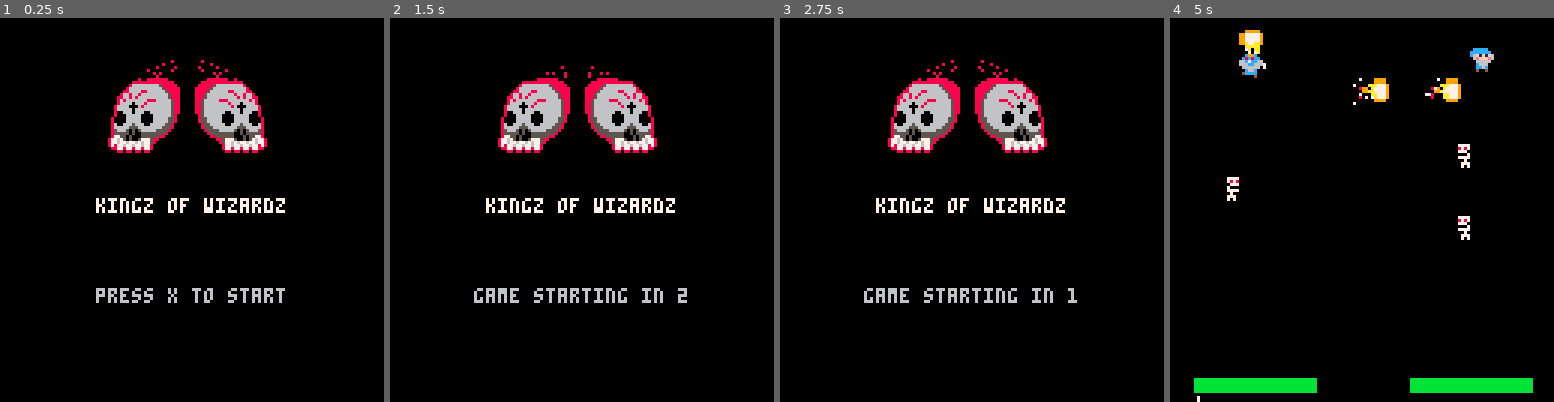
Above: before the commit, frames 1-4 (left to right).
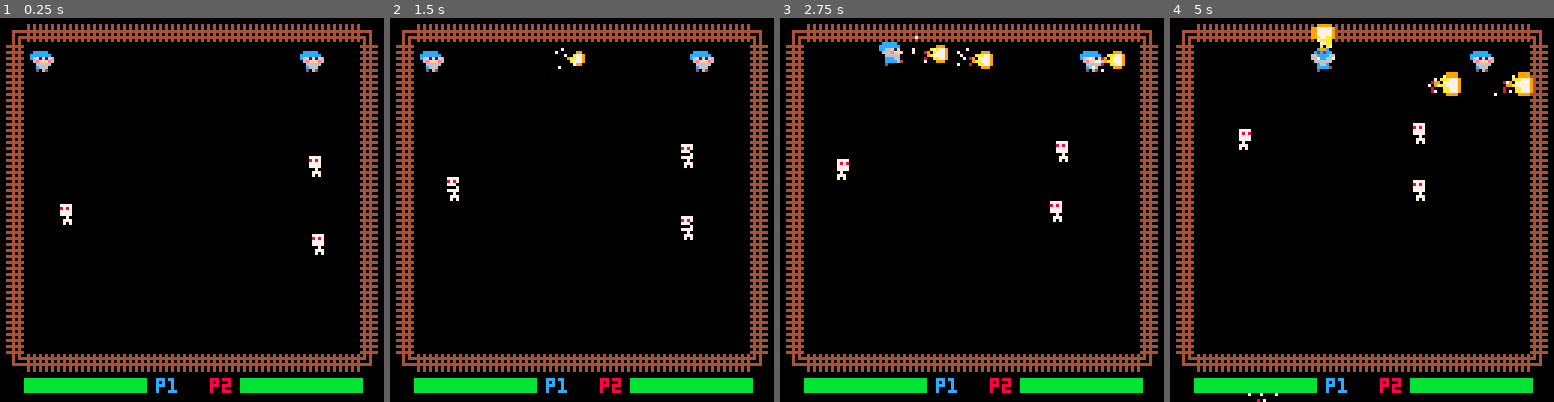
Above: after the commit, the same moments.

Repository: ravertass/wizardkingz
Game: PICO-8 cartridge wizardz.p8
Two runs of this game, one before a commit and one after it. Both use one fixed random seed, a clock stepped at 60 frames per second and the inputs below.
Inputs:
- Up to frame 1 (0.25 s): no input
- Up to frame 2 (1.5 s): tap X (X key) at 0.33, 1.07 s; tap O (Z key) at 0.7 s
- Up to frame 3 (2.75 s): hold Right 1.6-2.1 s; tap O (Z key) at 1.7, 2.1, 2.5 s; tap X (X key) at 1.85 s; hold Up 2.15-2.42 s; hold Right from 2.47 s (still down)
- Up to frame 4 (5 s): tap O (Z key) every 0.4 s from 2.9 to 4.9 s; tap X (X key) at 2.97, 4.08 s; release Right at 3.03 s; hold Left 3.08-3.58 s; hold Down 3.63-3.97 s; hold Right 4.02-4.68 s; hold Up from 4.73 s (still down)

The runs differ from the first frame. In frame 1, 21% of the frame differs, in the area x 1-99%, y 1-98%; in frame 2, 21%; in frame 3, 22%; in frame 4, 14%.

Commit message:
Add nice environment and colors on healthbarnames

Diff:
--- a/wizardz.p8
+++ b/wizardz.p8
@@ -27,6 +27,8 @@
 
 anim_count = 0
 c_max_health = 100
+
+fence_sprs = {192, 193, 194, 195}
 
 ---- init ----
 local timers = {}
@@ -102,7 +104,7 @@
 end
 
 function init_startscreen()
-  mode = 0 ---- startscreen = 0 | gamescreen = 1 ----
+  mode = 1 ---- startscreen = 0 | gamescreen = 1 ----
   startscreen_game_timer_exists = false
   startscreen_game_time = time()
   skull_fx_index = 1
@@ -175,6 +177,12 @@
     pl.vel.x = 0
   end
   pl.x = pl.x + pl.vel.x
+  if pl.x <= 8 then
+    pl.x = 8
+  end
+  if pl.x >= 112 then
+    pl.x = 112
+  end
 
   if btn(2, pl.no) then
     pl.vel.y = -1
@@ -184,6 +192,12 @@
     pl.vel.y = 0
   end
   pl.y = pl.y + pl.vel.y
+  if pl.y <= 8 then
+    pl.y = 8
+  end
+  if pl.y >= 104 then
+    pl.y = 104
+  end
 
   if pl.vel.x != 0 or pl.vel.y != 0 then
     pl.dir.x = pl.vel.x
@@ -368,6 +382,7 @@
 
 function draw_gamescreen()
   cls()
+  draw_fences()
   draw_entity(pl1)
   draw_entity(pl2)
   foreach(skeltals, draw_entity)
@@ -497,7 +512,9 @@
 end
 
 function draw_healthbars()
+  print("p1", 52, 120, 12)
   draw_healthbar(pl1, 8)
+  print("p2", 70, 120, 8)
   draw_healthbar(pl2, 80)
 end
 
@@ -516,6 +533,32 @@
    return 8
   end
 end
+
+function draw_fences()
+---- corners ----
+  spr(fence_sprs[4], 0, 0, 1, 1, true, false)
+  spr(fence_sprs[4], 120, 0, 1, 1, false, false)
+  spr(fence_sprs[4], 0, 112, 1, 1, true, true)
+  spr(fence_sprs[4], 120, 112, 1, 1, false, true)
+
+---- top row ----
+  for i = 1,14 do
+    spr(fence_sprs[1], 8 * i, 0)
+  end
+---- bottom row ----
+  for i = 1,14 do
+    spr(fence_sprs[1], 8 * i, 112, 1, 1, false, true)
+  end
+---- left row ----
+  for i = 1,13 do
+    spr(fence_sprs[2], 0, 8 * i)
+  end
+---- right row ----
+  for i = 1,13 do
+    spr(fence_sprs[3], 120, 8 * i)
+  end
+end
+
 __gfx__
 0000000000000000000000000000000000000000000000000000000000000000000000000ccccc000ccccc000ccccc00000000000ccccc000ccccc0000000000
 000000000808000000000000000000000000000000000000000000000000000000000000ccccccc0ccccccc0ccccccc00ccccc00ccccccc0ccccccc000000000
@@ -613,14 +656,14 @@
 00000000000000000000000000000000000000000000000000000000000000000000000000000000000000000000000000000000000000000000000000000000
 00000000000000000000000000000000000000000000000000000000000000000000000000000000000000000000000000000000000000000000000000000000
 00000000000000000000000000000000000000000000000000000000000000000000000000000000000000000000000000000000000000000000000000000000
-00000000000000000000000000000000000000000000000000000000000000000000000000000000000000000000000000000000000000000000088888880000
-00000000000000000000000000000000000000000000000000000000000000000000000000000000000000000000008000000080000000008888888888888800
-00000000000000000000000000000000000000000000000000000000000000000000000000000000000000000008000000000008000000086666666665888880
-00000000000000000000000000000000000000000000000000000000000000000000000000000000000000800000000800800000000000866666666666588888
-00000000000000000000000000000000000000000000000000000000000000000000000000000000000000000000008000000000000008866668866666658888
-00000000000000000000000000000000000000000000000000000000000000000000000000000000000800088000000000000000000086686686666666665888
-00000000000000000000000000000000000000000000000000000000000000000000000000000000000000080000000000008000000886686866666666665888
-00000000000000000000000000000000000000000000000000000000000000000000000000000000080000000000800080000008000868666666688866666588
+00000000000040400404000000000000000000000000000000000000000000000000000000000000000000000000000000000000000000000000088888880000
+00000000004444444444440000000000000000000000000000000000000000000000000000000000000000000000008000000080000000008888888888888800
+04040404000040400404000000000000000000000000000000000000000000000000000000000000000000000008000000000008000000086666666665888880
+04040404004444444444440000000000000000000000000000000000000000000000000000000000000000800000000800800000000000866666666666588888
+44444444000040400404000044440000000000000000000000000000000000000000000000000000000000000000008000000000000008866668866666658888
+04040404004444444444440000040000000000000000000000000000000000000000000000000000000800088000000000000000000086686686666666665888
+44444444000040400404000044040000000000000000000000000000000000000000000000000000000000080000000000008000000886686866666666665888
+04040404004444444444440004040000000000000000000000000000000000000000000000000000080000000000800080000008000868666666688866666588
 00000000000000000000000000000000000000000000000000000000000000000000000000000000000000000000000000000000000866660666866666666588
 00000000000000000000000000000000000000000000000000000000000000000000000000000000000000000000000000000000008666600068666666666588
 00000000000000000000000000000000000000000000000000000000000000000000000000000000000000000000000000000000008666660666666666666588
